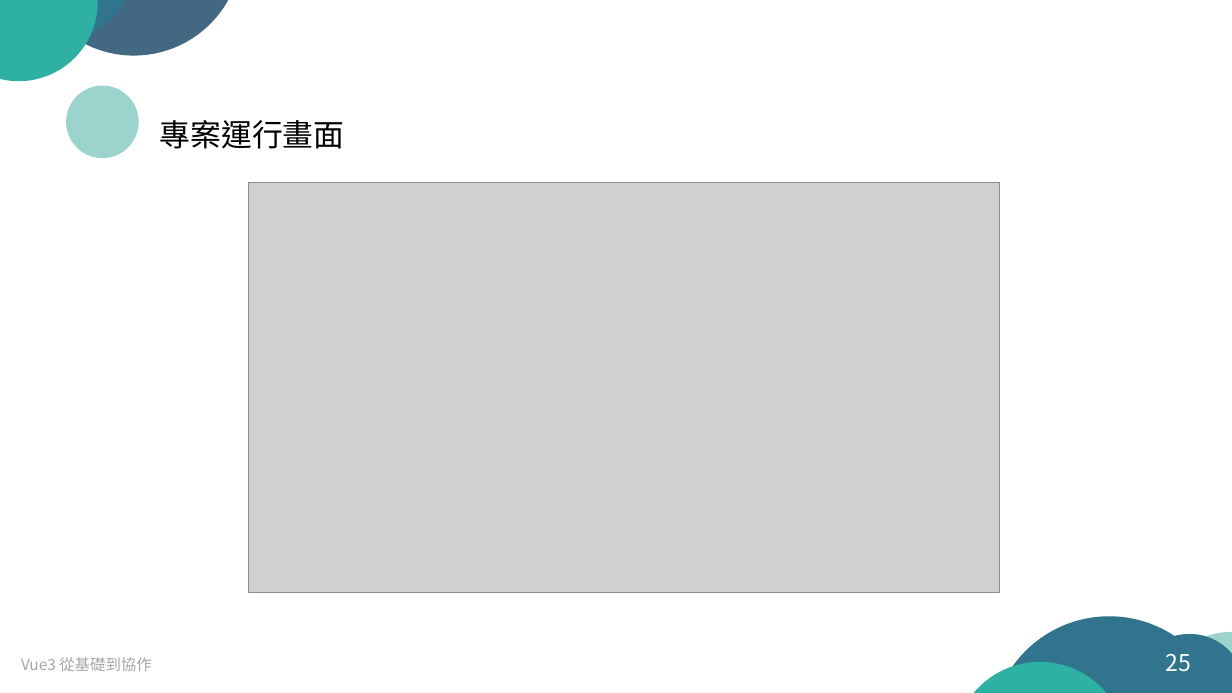
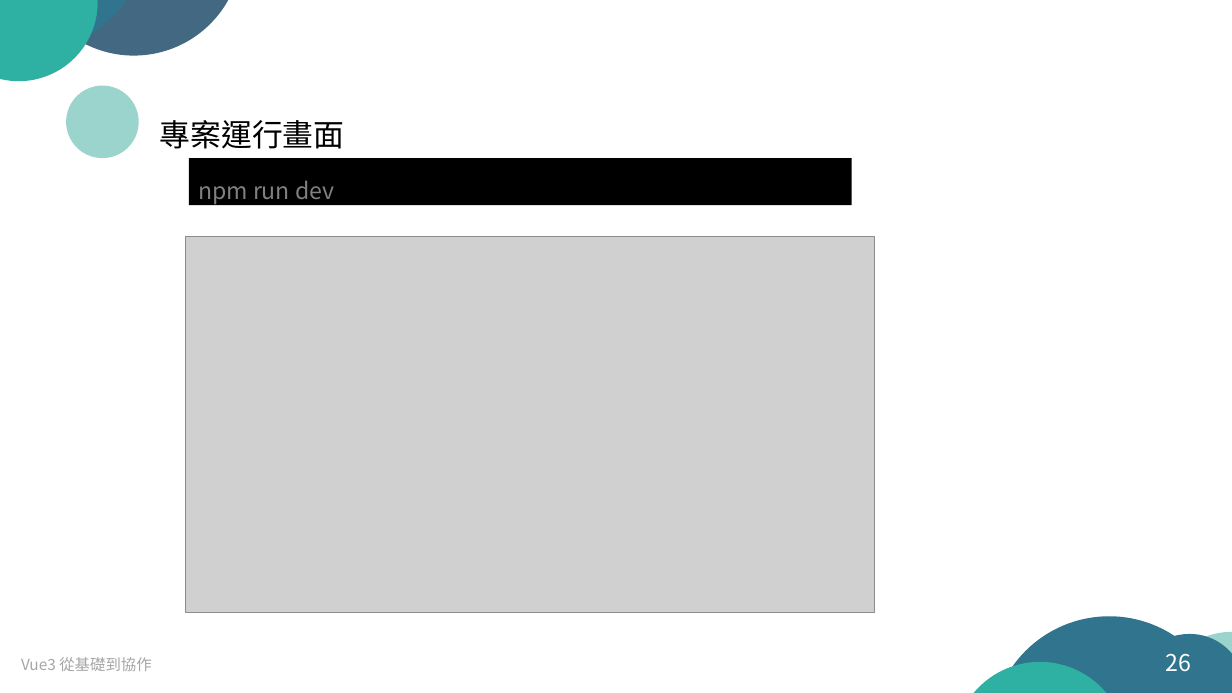
Before and after one commit to arx827/myDrive, a slide deck: slide 26 of Vue.js 從基礎到協作.pptx (slide 25 before the commit). Drawn at 1232x693 pixels with LibreOffice and Linux fonts; fonts in the diff are those of the drawing; grey boxes stand for pictures. Boxes give left, top, right and bottom in pixels: in the first picture for what was removed or moved away, otherwise in the second. Text is boxed around its words. In the diff, an @@ line names an element or a change of style, - is before the commit and + after.

```diff
--- a/Vue.js 從基礎到協作.pptx
+++ b/Vue.js 從基礎到協作.pptx
@@ rectangle added at [189,158,852,205], fill #000000, 18 pt, text #808080 @@
+npm run dev
@@ picture: place and size @@
-picture at [248,182,999,592]
+picture at [186,237,874,613]
@@ page number at [1166,654,1192,672]: text changed @@
-25
+26
```
Also in this commit, not shown: 9 other slides changed, 2 slides added.
